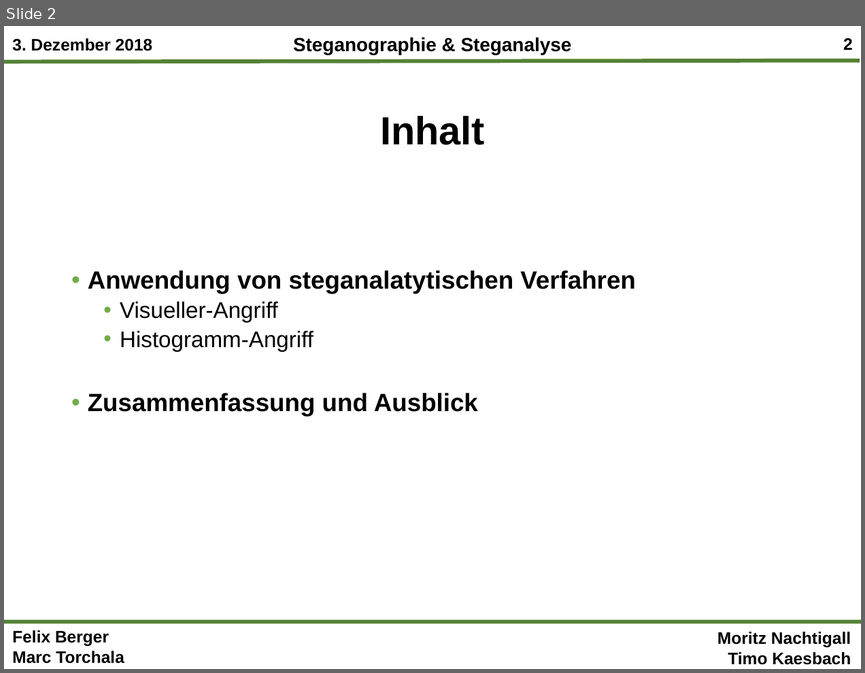
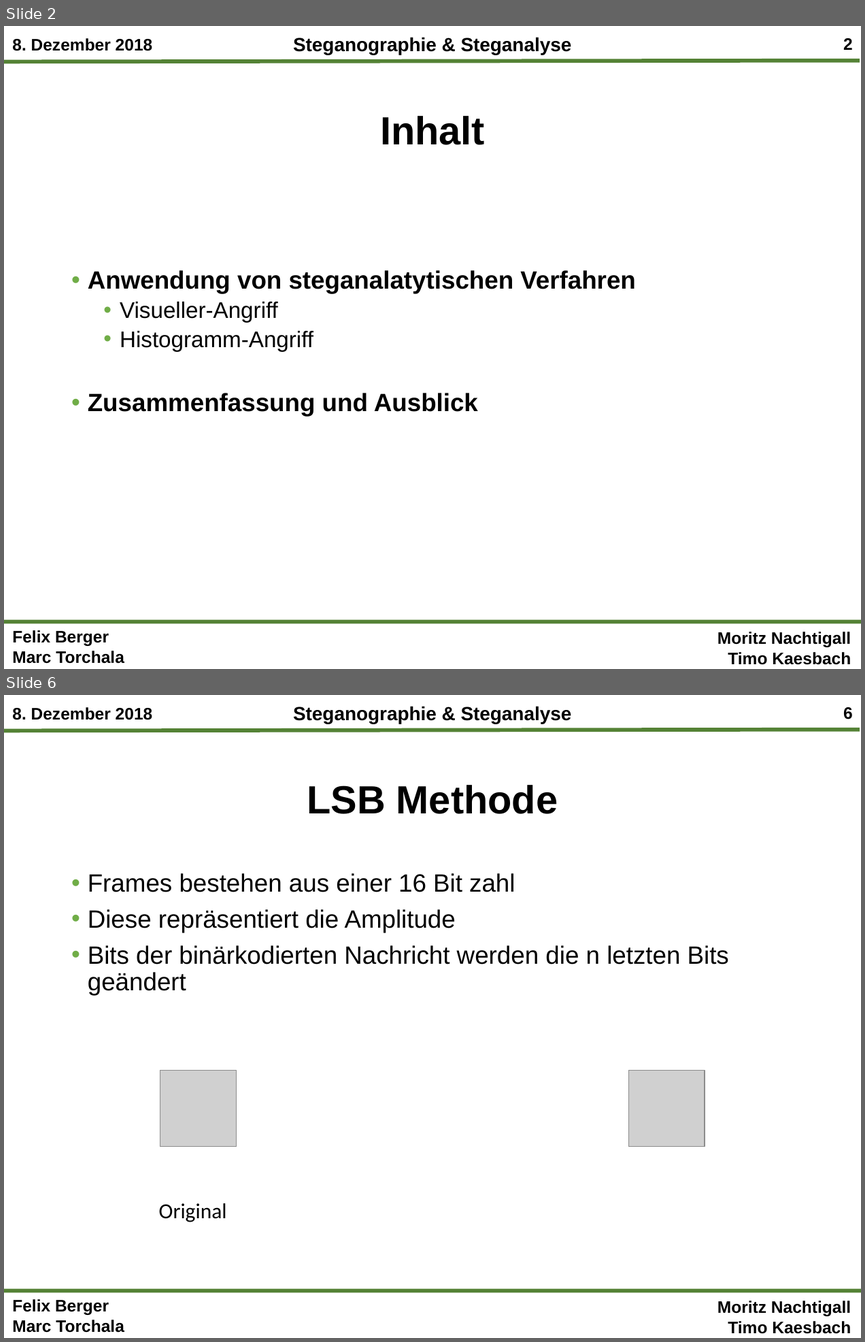
Before and after one commit to mtorchala/SteganographieSteganalyse, a slide deck: Präsentationen/Steganographie&Steganalyse_Gesamtpräsentation_Termin2.pptx. Shown one above the other, each under a label of ours: slide 2 before the commit, slides 2 and 6 after it; the slides between them are not shown. The pictures are 865x673 and 865x1342 pixels, drawn with LibreOffice and Linux fonts; fonts in the diff are those of the drawing; grey boxes stand for pictures; background and template pictures are left out. Boxes give left, top, right and bottom in pixels: in the first picture for what was removed or moved away, otherwise in the second. Text is boxed around its words. In the diff, an @@ line names an element or a change of style, - is before the commit and + after.

```diff
--- a/Präsentationen/Steganographie&Steganalyse_Gesamtpräsentation_Termin2.pptx
+++ b/Präsentationen/Steganographie&Steganalyse_Gesamtpräsentation_Termin2.pptx
@@ slide 6 added at (x1=4, y1=695, x2=861, y2=1338), background #FFFFFF; not listed: 7 template elements that a slide beside it also shows @@
@@ title added at (x1=307, y1=785, x2=558, y2=814), 33 pt, text #000000, bold @@
+LSB Methode
@@ text added at (x1=88, y1=873, x2=729, y2=996), 21 pt, text #000000 @@
+• Frames bestehen aus einer 16 Bit zahl
+• Diese repräsentiert die Amplitude
+• Bits der binärkodierten Nachricht werden die n letzten Bits geändert
@@ picture added at (x1=160, y1=1070, x2=236, y2=1147) @@
@@ picture added at (x1=629, y1=1070, x2=705, y2=1147) @@
@@ text added at (x1=159, y1=1203, x2=227, y2=1222), 18 pt, text #000000 @@
+Original
@@ slide 2 changed as well @@
@@ text at (x1=12, y1=38, x2=153, y2=51): text changed @@
-3. Dezember 2018
+8. Dezember 2018
```
Also in this commit, not shown: 4 other slides added, 1 slide removed, 9 other files.
